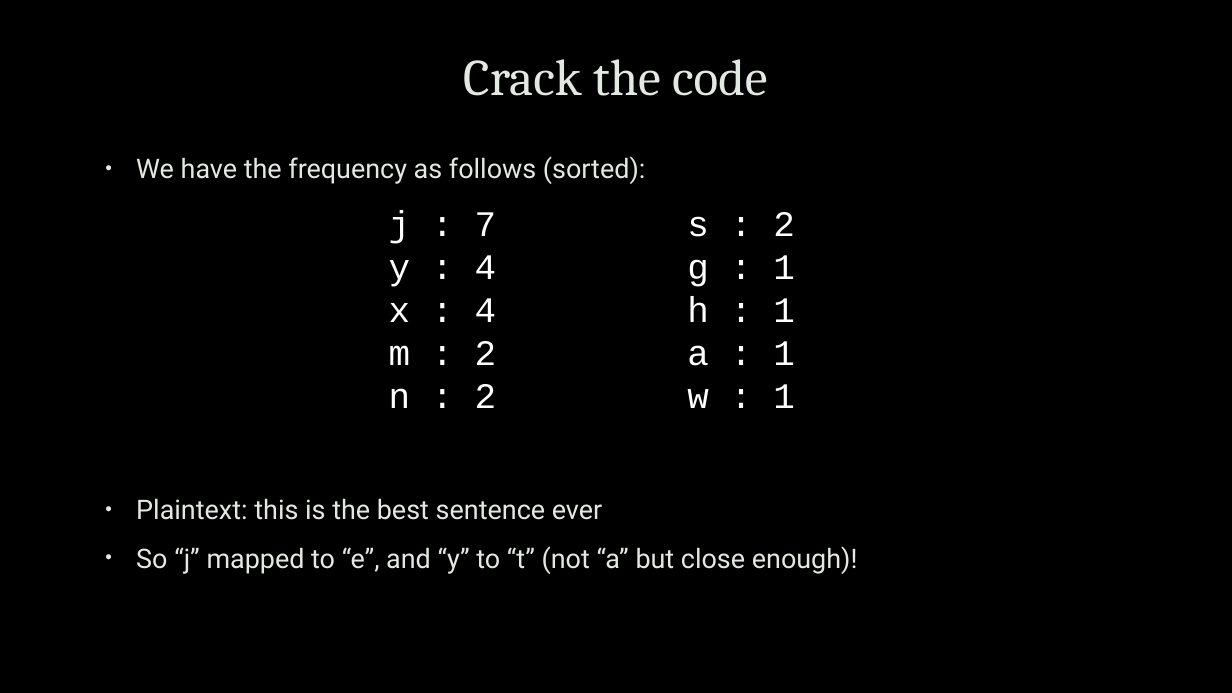
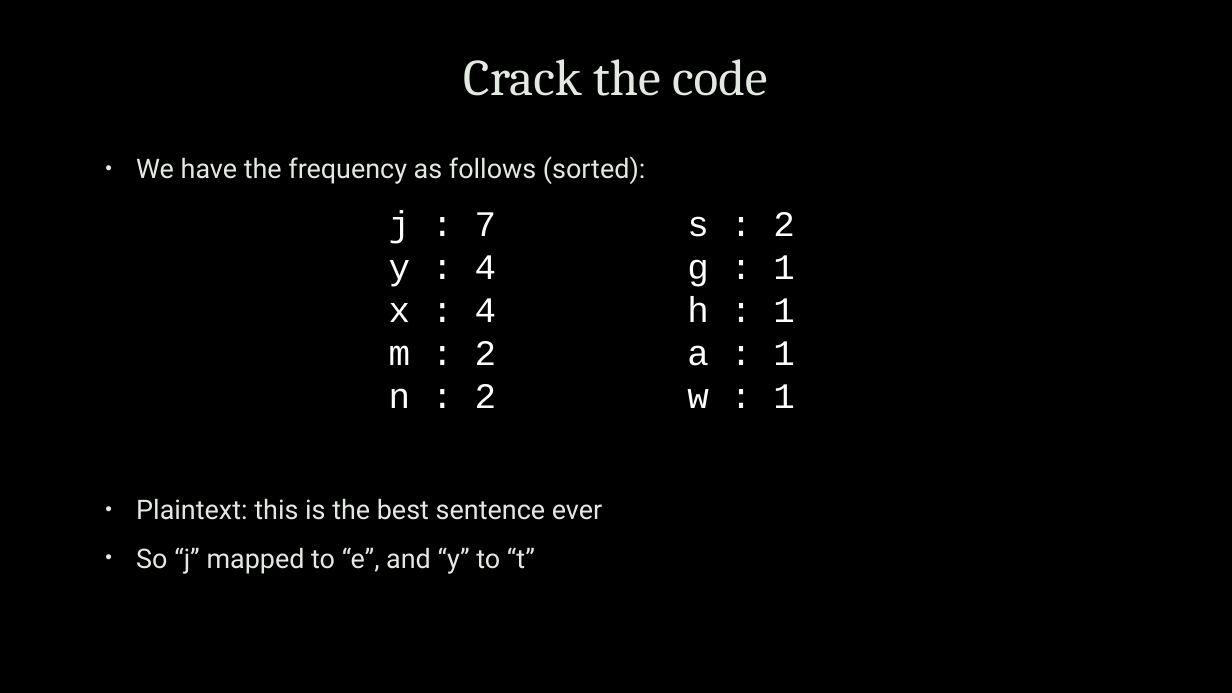
Before and after one commit to uwacyber/cits1003, a slide deck: slide 9 of cits1003-lecture_slides/CITS1003-2 Cryptography-exercises.pptx. Drawn at 1232x693 pixels with LibreOffice and Linux fonts; fonts in the diff are those of the drawing; background and template pictures are left out. Boxes give left, top, right and bottom in pixels: in the first picture for what was removed or moved away, otherwise in the second. Text is boxed around its words. In the diff, an @@ line names an element or a change of style, - is before the commit and + after.

```diff
--- a/cits1003-lecture_slides/CITS1003-2 Cryptography-exercises.pptx
+++ b/cits1003-lecture_slides/CITS1003-2 Cryptography-exercises.pptx
@@ text at [136,547,535,574]: text changed @@
-• So “j” mapped to “e”, and “y” to “t” (not “a” but close enough)!
+• So “j” mapped to “e”, and “y” to “t”
```
Also in this commit, not shown: 3 other slides changed, 6 slides added.
